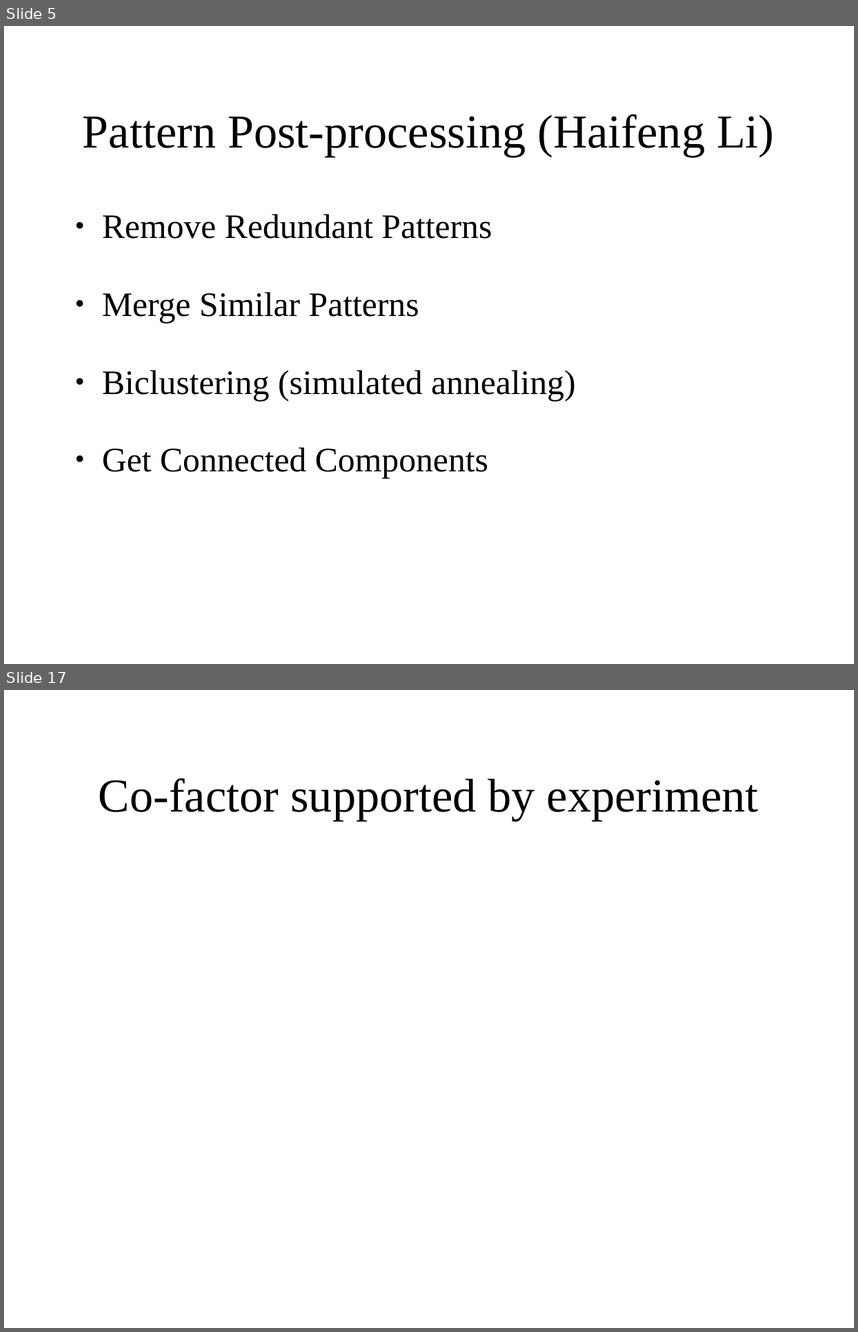
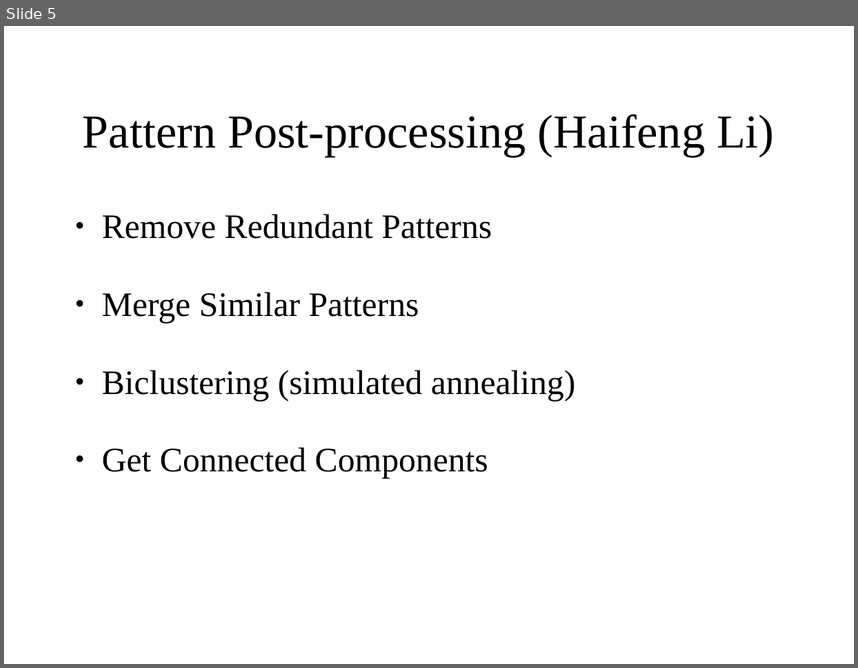
Before and after one commit to polyactis/annot, a slide deck: trunk/doc/lab_meeting_2006_11_21/lm_11_21_06.ppt. Shown one above the other, each under a label of ours: slides 5 and 17 before the commit, slide 5 after it; the slides between them are not shown. The pictures are 858x1332 and 858x668 pixels, drawn with LibreOffice and Linux fonts; fonts in the diff are those of the drawing. Boxes give left, top, right and bottom in pixels: in the first picture for what was removed or moved away, otherwise in the second. Text is boxed around its words. In the diff, an @@ line names an element or a change of style, - is before the commit and + after.

```diff
--- a/trunk/doc/lab_meeting_2006_11_21/lm_11_21_06.ppt
+++ b/trunk/doc/lab_meeting_2006_11_21/lm_11_21_06.ppt
@@ slide 17 removed at <box>4,690,854,1328</box>, background #FFFFFF @@
@@ title removed at <box>99,778,759,821</box> @@
-Co-factor supported by experiment
```
Also in this commit, not shown: 5 slides changed, 15 slides added, 8 other slides removed, 42 other files.
